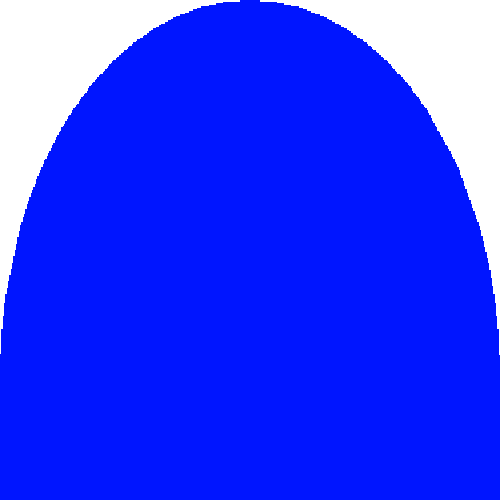
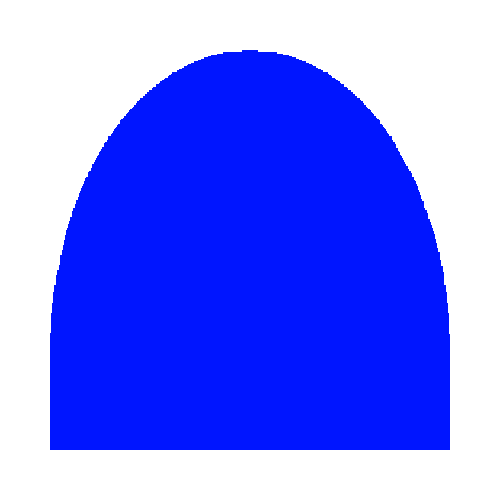
Layers edited between the first and the second 500×500 image:
painted on "Layer 1" over [0, 0, 500, 500]
